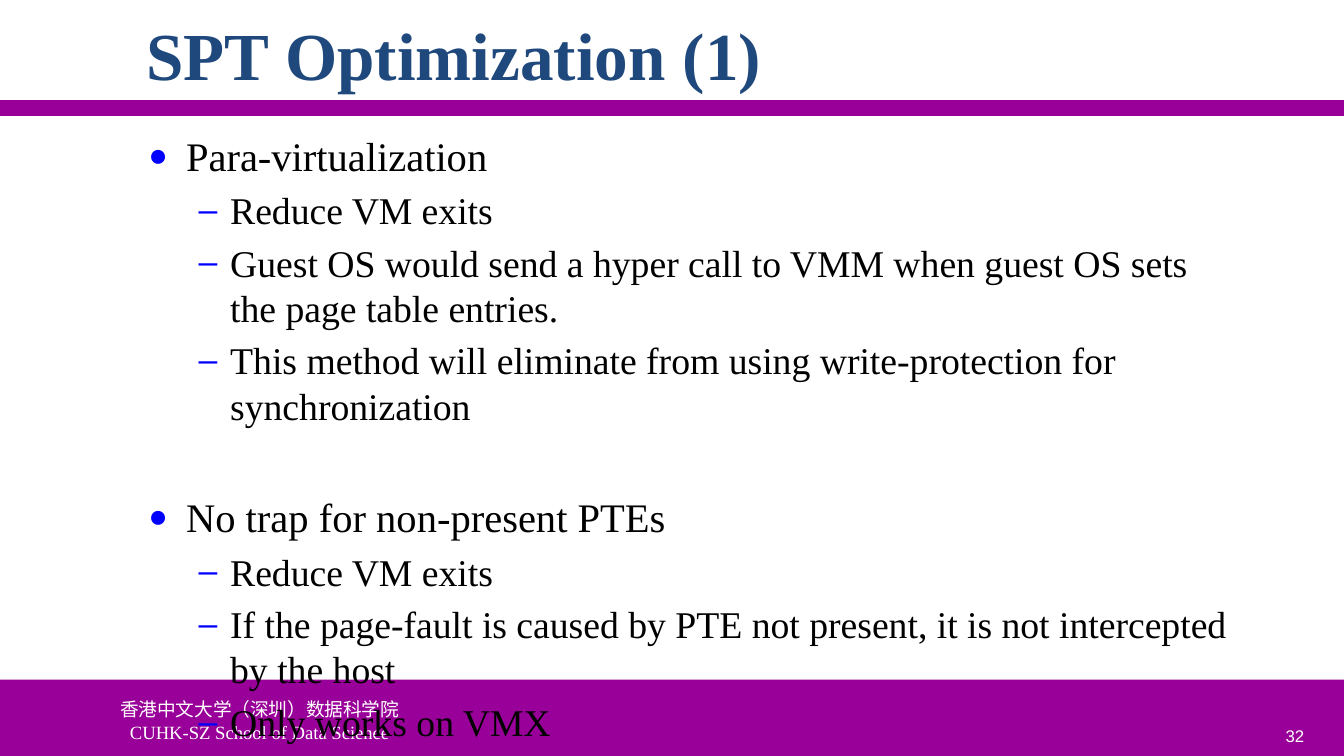
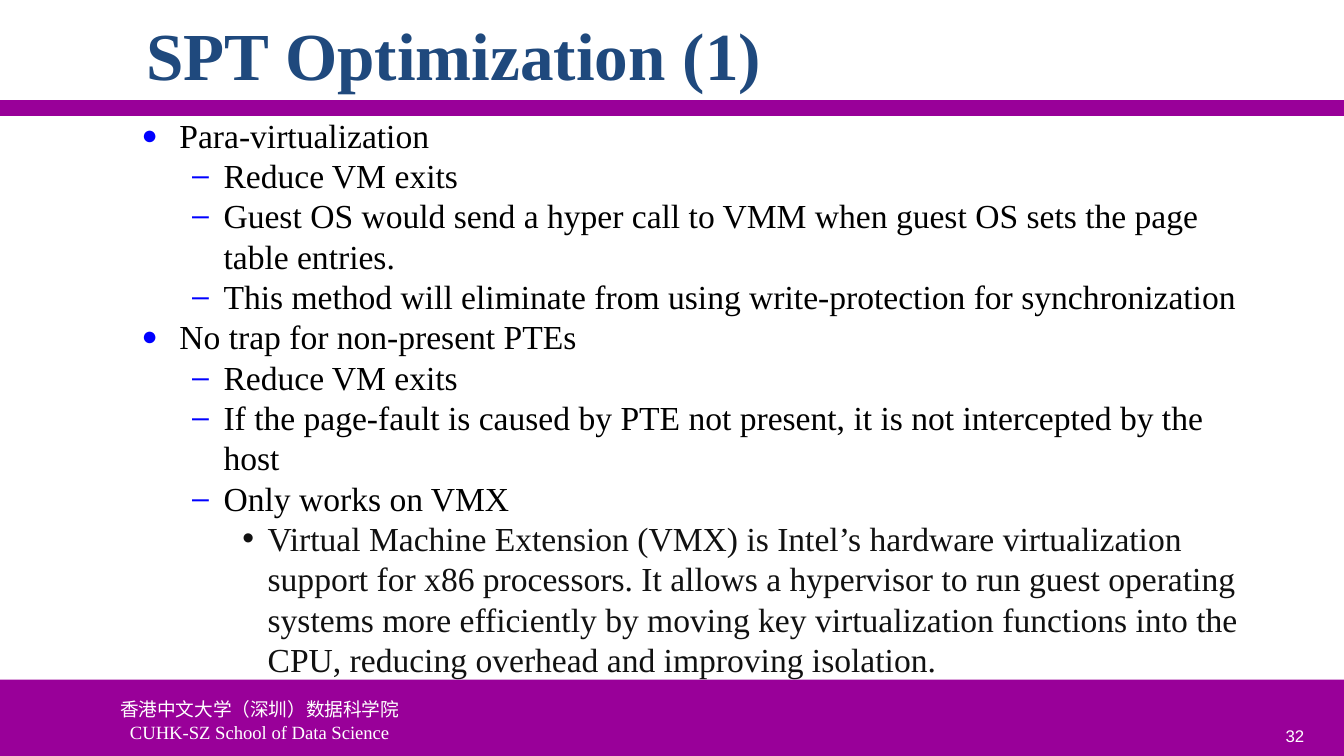
Before and after one commit to ychung1103/ychung1103.github.io, a slide deck: slide 32 of Slides/CSC6103/VT-04 Memory Virtualization.pptx. Drawn at 1344x756 pixels with LibreOffice and Linux fonts; fonts in the diff are those of the drawing; background and template pictures are left out. Boxes give left, top, right and bottom in pixels: in the first picture for what was removed or moved away, otherwise in the second. Text is boxed around its words. In the diff, an @@ line names an element or a change of style, - is before the commit and + after.

```diff
--- a/Slides/CSC6103/VT-04 Memory Virtualization.pptx
+++ b/Slides/CSC6103/VT-04 Memory Virtualization.pptx
@@ text "Para-virtualization": place and size @@
-text "Para-virtualization" at [186,143,1226,744]
+text "Para-virtualization" at [179,124,1237,678]
@@ text at [179,124,1235,517]: size 21.7 to 18 pt in "Para-virtualization", "No trap for non-present PTEs"; size 20.1 to 18 pt in "Reduce VM exits", "Guest OS would send a hyper call ...", "This method will eliminate from using write-protection ...", "Reduce VM exits" and 2 more places; less space between paragraphs @@
@@ text at [268,527,1237,678]: paragraph added @@
+    • Virtual Machine Extension (VMX) is Intel’s hardware virtualization support for x86 processors. It allows a hypervisor to run guest operating systems more efficiently by moving key virtualization functions into the CPU, reducing overhead and improving isolation.
```
Also in this commit, not shown: 9 other slides changed, 1 other file.
